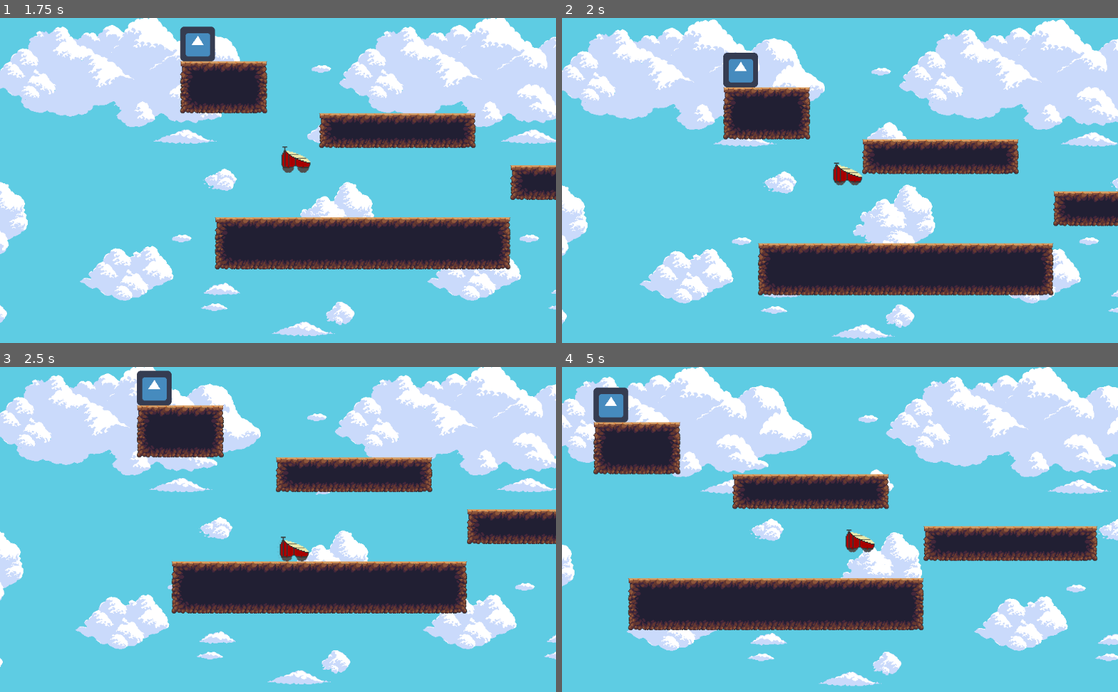
Above: before the commit, frames 1-4 (two rows, left to right).
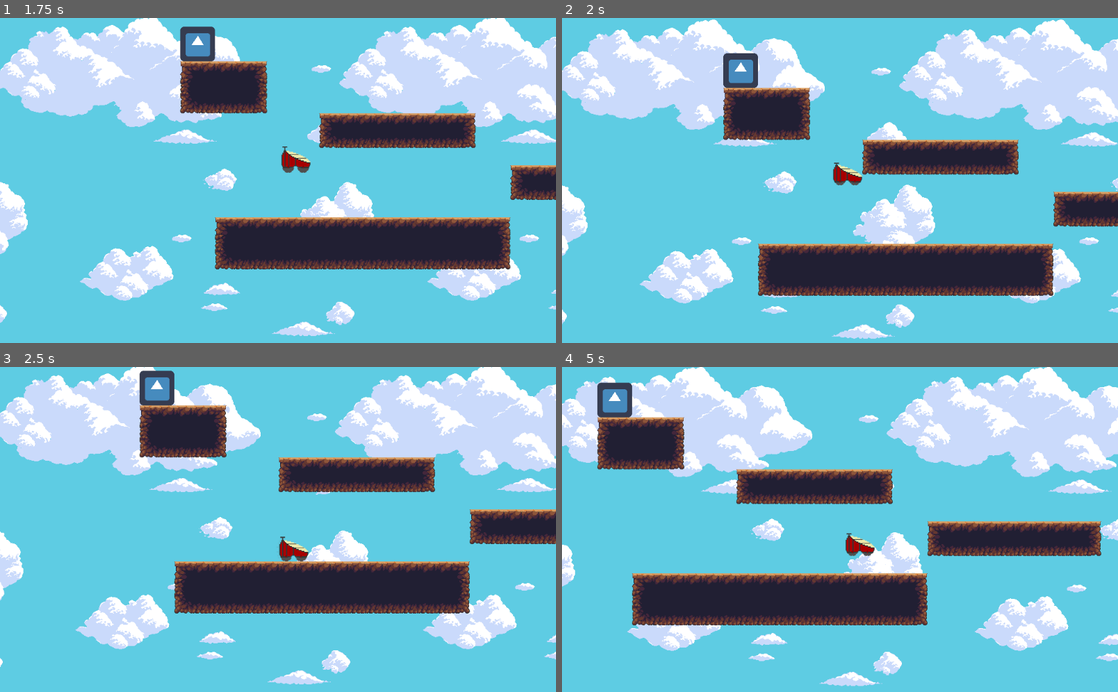
Above: after the commit, the same moments.

Repository: spielersun/bs-godot-games
Game: Godot game, scene res://StartMenu.tscn
The game is run twice, just before and just after one commit, with the same random seed, the same clock (stepped at 60 frames per second) and the same inputs. The engine's default icon, where the game draws it, is replaced by a stand-in: a white triangle on a blue panel in a dark square.
Inputs:
- Up to frame 1 (1.75 s): click "START" at 0.5 s; tap Enter at 1.25 s; hold Right (ui_right) from 1.28 s (still down); tap Up (ui_up) at 1.52 s
- Up to frame 2 (2 s): keep holding Right (ui_right)
- Up to frame 3 (2.5 s): keep holding Right (ui_right); tap Up (ui_up) at 2.27 s
- Up to frame 4 (5 s): release Right (ui_right) at 2.78 s; hold Left (ui_left) 2.78-3.53 s; hold Right (ui_right) from 3.53 s (still down); tap Up (ui_up) at 3.77, 4.52 s

Frame 1 is identical in both runs. In frame 2, 2.1% of the frame differs, in the area x 29-100%, y 10-86%; in frame 3, 4.9%; in frame 4, 13%, in the area x 0-100%, y 0-99%.

Commit message:
mini cart
couldnt see offel yet, besides why is this here/

Diff:
--- a/easy-platformer/player.tscn
+++ b/easy-platformer/player.tscn
@@ -2,11 +2,11 @@
 
 [ext_resource path="res://player.gd" type="Script" id=1]
 [ext_resource path="res://Sprites/todd/idle_0.png" type="Texture" id=2]
-[ext_resource path="res://Sprites/todd/jump_1.png" type="Texture" id=3]
-[ext_resource path="res://Sprites/todd/jump_2.png" type="Texture" id=4]
-[ext_resource path="res://Sprites/todd/run_1.png" type="Texture" id=5]
-[ext_resource path="res://Sprites/todd/run_2.png" type="Texture" id=6]
-[ext_resource path="res://Sprites/todd/run_3.png" type="Texture" id=7]
+[ext_resource path="res://Sprites/todd/jump_2.png" type="Texture" id=3]
+[ext_resource path="res://Sprites/todd/run_1.png" type="Texture" id=4]
+[ext_resource path="res://Sprites/todd/run_2.png" type="Texture" id=5]
+[ext_resource path="res://Sprites/todd/run_3.png" type="Texture" id=6]
+[ext_resource path="res://Sprites/todd/jump_1.png" type="Texture" id=7]
 [ext_resource path="res://Sprites/Tiles/Sky.png" type="Texture" id=8]
 
 [sub_resource type="SpriteFrames" id=1]
@@ -19,24 +19,24 @@
 }, {
 "frames": [ ExtResource( 3 ) ],
 "loop": true,
-"name": "jump",
-"speed": 5.0
-}, {
-"frames": [ ExtResource( 4 ) ],
-"loop": true,
 "name": "fall",
 "speed": 5.0
 }, {
-"frames": [ ExtResource( 5 ), ExtResource( 6 ), ExtResource( 7 ) ],
+"frames": [ ExtResource( 4 ), ExtResource( 5 ), ExtResource( 6 ) ],
 "loop": true,
 "name": "run",
 "speed": 10.0
+}, {
+"frames": [ ExtResource( 7 ) ],
+"loop": true,
+"name": "jump",
+"speed": 5.0
 } ]
 
 [sub_resource type="RectangleShape2D" id=2]
 
 custom_solver_bias = 0.0
-extents = Vector2( 8.98937, 5.66215 )
+extents = Vector2( 9.0373, 6.31993 )
 
 [node name="player" type="KinematicBody2D"]
 
@@ -54,7 +54,7 @@
 
 [node name="CollisionShape2D" type="CollisionShape2D" parent="." index="1"]
 
-position = Vector2( 0, 9 )
+position = Vector2( 0, 7 )
 scale = Vector2( 3, 4 )
 shape = SubResource( 2 )
 _sections_unfolded = [ "Transform" ]
Binary file added: easy-platformer/Sprites/cartoffel/glide_1.png
Not shown, added: easy-platformer/Sprites/cartoffel/glide_1.png.import
Binary file added: easy-platformer/Sprites/cartoffel/glide_2.png
Not shown, added: easy-platformer/Sprites/cartoffel/glide_2.png.import
Binary file added: easy-platformer/Sprites/cartoffel/glide_3.png
Not shown, added: easy-platformer/Sprites/cartoffel/glide_3.png.import
Binary file added: easy-platformer/Sprites/cartoffel/glide_4.png
Not shown, added: easy-platformer/Sprites/cartoffel/glide_4.png.import
Binary file added: easy-platformer/Sprites/cartoffel/idle_0.png
Not shown, added: easy-platformer/Sprites/cartoffel/idle_0.png.import
